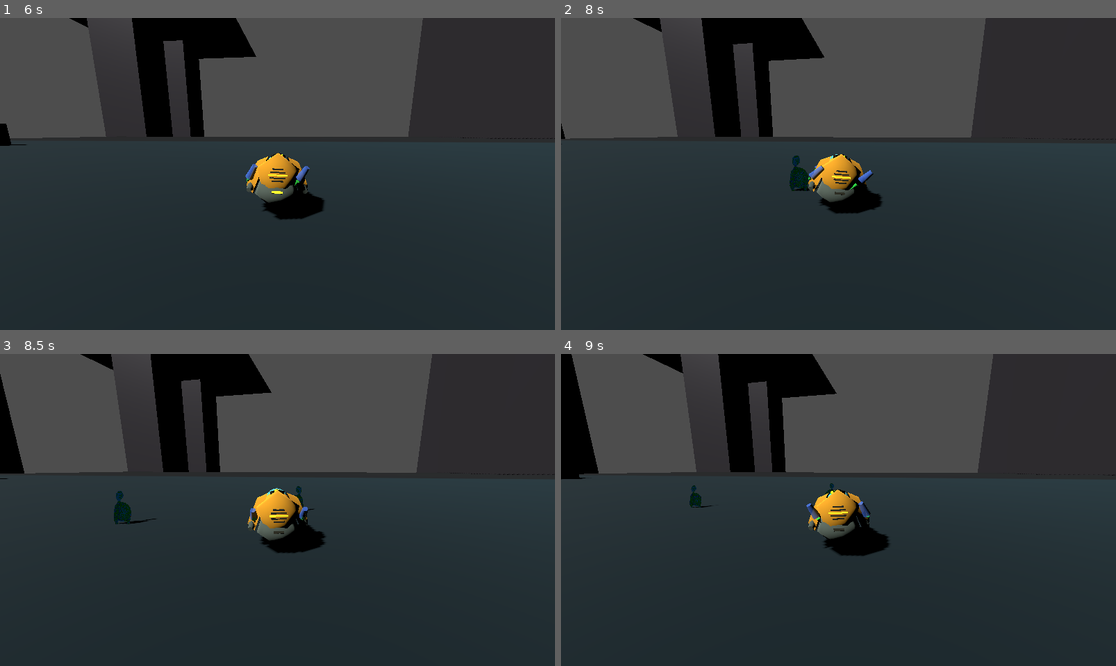
Above: before the commit, frames 1-4 (two rows, left to right).
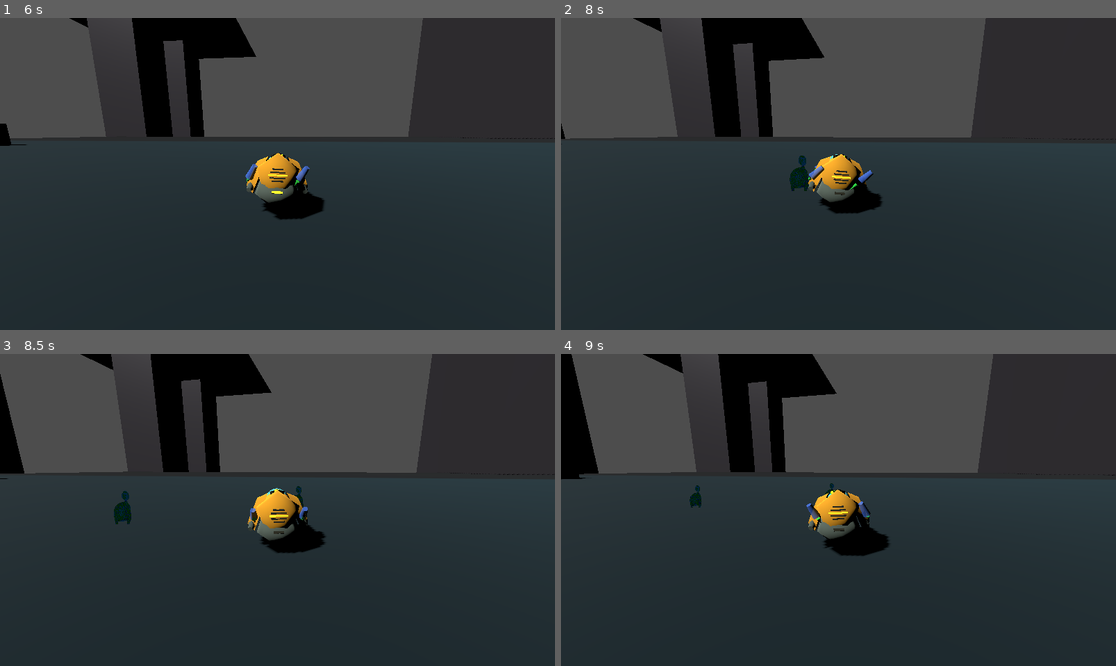
Above: after the commit, the same moments.

Repository: TaxiService/fcar
Game: Godot game, scene res://main.tscn
The game is run twice, just before and just after one commit, with the same random seed, the same clock (stepped at 60 frames per second) and the same inputs. The engine's default icon, where the game draws it, is replaced by a stand-in: a white triangle on a blue panel in a dark square.
Inputs (mouse positions are in pixels of both pictures, inside the frame that each line leads up to):
- Up to frame 1 (6 s): move the mouse to (399, 158) at 0.52 s; hold D (strafe_right) 0.53-1.28 s; hold C (crouch) 0.53-1.28 s; click (399, 158) at 0.67 s; tap Space (jump) at 0.77, 1.52, 3.02, 3.77, 4.52 s; move the mouse to (166, 189) at 1.27 s; hold S (backward) 1.28-2.03 s; tap V (toggle_auto_hover) at 1.35, 4.35 s; move the mouse to (333, 105) at 2.02 s; hold D (strafe_right) 2.03-2.78 s; tap Ctrl (toggle_com_compensation) at 2.1, 5.1 s; move the mouse to (249, 236) at 2.77 s; hold W (forward) 2.78-3.53 s; tap Shift at 2.85, 5.85 s; click (249, 236) at 2.92 s; move the mouse to (444, 220) at 3.52 s; hold C (crouch) 3.53-4.28 s; hold A (strafe_left) 3.53-5.03 s; move the mouse to (111, 127) at 4.27 s; move the mouse to (305, 174) at 5.02 s; hold S (backward) 5.03-5.78 s; click (305, 174) at 5.17 s; move the mouse to (194, 96) at 5.77 s; hold D (strafe_right) from 5.78 s (still down)
- Up to frame 2 (8 s): tap Space (jump) at 6.02, 6.77, 7.52 s; move the mouse to (960, 158) at 6.52 s; release D (strafe_right) at 6.53 s; hold W (forward) 6.53-7.28 s; hold C (crouch) 6.53-7.28 s; move the mouse to (727, 189) at 7.27 s; hold D (strafe_right) from 7.28 s (still down); tap V (toggle_auto_hover) at 7.35 s; click (727, 189) at 7.42 s
- Up to frame 3 (8.5 s): move the mouse to (333, 441) at 8.02 s; release D (strafe_right) at 8.03 s; hold S (backward) from 8.03 s (still down); tap Ctrl (toggle_com_compensation) at 8.1 s
- Up to frame 4 (9 s): move the mouse to (810, 572) at 8.77 s; release S (backward) at 8.78 s; hold A (strafe_left) from 8.78 s (still down); tap Shift at 8.85 s

Frame 1 is identical in both runs. In frame 2, 0.2% of the frame differs, in the area x 41-47%, y 44-56%; in frame 3, 0.2%; in frame 4, less than 0.1%.

Commit message:
Add color set system with editor support and fix shader transparency
- Color sets now editable via inspector (color_set_0 through color_set_4)
- SpawnSurface can select which color set to use
- Fixed shader to skip transparent pixels when applying color
- Shader now handles billboarding in vertex function
- Person uses scale.x for flipping (allows material sharing)
- Updated to people5.png spritesheet

🤖 Generated with [Claude Code](https://claude.com/claude-code)

Co-Authored-By: Claude Opus 4.5 <noreply@anthropic.com>

Diff:
--- a/PeopleManager.gd
+++ b/PeopleManager.gd
@@ -2,7 +2,7 @@
 extends Node
 
 # Spritesheet configuration
-@export var spritesheet_path: String = "res://people4.png"
+@export var spritesheet_path: String = "res://people5.png"
 @export var sprite_width: int = 300
 @export var sprite_height: int = 600
 @export var sprite_count: int = 11
@@ -21,6 +21,15 @@
 @export var spawn_interval: float = 2.0  # Seconds between spawn attempts
 @export var auto_spawn: bool = true
 
+# Color sets - each set is an array of additive colors
+# Surfaces reference these by index (0, 1, 2, etc.)
+@export_category("Color Sets")
+@export var color_set_0: PackedColorArray = [Color.BLACK]  # Neutral
+@export var color_set_1: PackedColorArray = [Color(0.1, 0.0, 0.0), Color(0.1, 0.05, 0.0), Color(0.08, 0.08, 0.0)]  # Warm
+@export var color_set_2: PackedColorArray = [Color(0.0, 0.0, 0.1), Color(0.0, 0.08, 0.08), Color(0.05, 0.0, 0.1)]  # Cool
+@export var color_set_3: PackedColorArray = []
+@export var color_set_4: PackedColorArray = []
+
 # Runtime state
 var spritesheet: SpriteSheet
 var registered_surfaces: Array[SpawnSurface] = []
@@ -30,6 +39,33 @@
 
 func _ready():
 	_load_spritesheet()
+
+
+func _get_color_set(index: int) -> PackedColorArray:
+	match index:
+		0: return color_set_0
+		1: return color_set_1
+		2: return color_set_2
+		3: return color_set_3
+		4: return color_set_4
+		_: return color_set_0
+
+
+func create_material_for_color(color: Color) -> ShaderMaterial:
+	# Create a new material with the given color
+	# Each person needs unique material for their texture
+	var shader = load("res://person_sprite.gdshader")
+	var mat = ShaderMaterial.new()
+	mat.shader = shader
+	mat.set_shader_parameter("color_add", Vector3(color.r, color.g, color.b))
+	return mat
+
+
+func get_random_color_from_set(set_index: int) -> Color:
+	var colors = _get_color_set(set_index)
+	if colors.size() == 0:
+		return Color.BLACK  # No tint
+	return colors[randi() % colors.size()]
 
 
 func _process(delta: float):
@@ -93,7 +129,12 @@
 	person.wait_duration_min = wait_duration_min
 	person.wait_duration_max = wait_duration_max
 
-	# Set random sprite
+	# Create material with color from surface's color set
+	var color = get_random_color_from_set(surface.color_set_index)
+	var mat = create_material_for_color(color)
+	person.set_shared_material(mat)
+
+	# Set random sprite (must be after material is set)
 	var sprite_index = randi() % spritesheet.get_frame_count()
 	person.set_sprite(spritesheet.get_frame(sprite_index), sprite_index)
 
--- a/Person.gd
+++ b/Person.gd
@@ -30,11 +30,8 @@
 
 
 func _ready():
-	# Enable billboard mode - sprite always faces camera
-	billboard = BaseMaterial3D.BILLBOARD_ENABLED
-
-	# Enable alpha scissor for transparency
-	alpha_cut = SpriteBase3D.ALPHA_CUT_DISCARD
+	# Disable built-in billboard (shader handles it)
+	billboard = BaseMaterial3D.BILLBOARD_DISABLED
 
 	# Disable backface culling so sprite is visible from both sides
 	double_sided = true
@@ -44,6 +41,11 @@
 
 	# Start in waiting state
 	_enter_state(State.WAITING)
+
+
+func set_shared_material(mat: ShaderMaterial):
+	# Use shared material from PeopleManager (for color sets)
+	material_override = mat
 
 
 func _process(delta: float):
@@ -128,9 +130,10 @@
 func _update_facing_direction():
 	# Determine facing based on X component of walk direction
 	# Positive X = right (default), Negative X = left (flipped)
+	# Use scale.x for flipping since materials are shared
 	if abs(walk_direction.x) > 0.1:
 		facing_right = walk_direction.x > 0
-		flip_h = not facing_right
+		scale.x = 1.0 if facing_right else -1.0
 
 
 func set_bounds(min_pos: Vector3, max_pos: Vector3):
@@ -143,6 +146,10 @@
 	texture = tex
 	sprite_index = index
 
+	# Pass texture to shader if material is set
+	if material_override and material_override is ShaderMaterial:
+		material_override.set_shader_parameter("texture_albedo", tex)
+
 	# Scale sprite to be ~1.8m tall max
 	# Sprite is 300x600 pixels, so aspect ratio is 0.5
 	# pixel_size controls world units per pixel
@@ -153,3 +160,5 @@
 func refresh_sprite(tex: AtlasTexture):
 	# Called when spritesheet is reloaded
 	texture = tex
+	if material_override and material_override is ShaderMaterial:
+		material_override.set_shader_parameter("texture_albedo", tex)
--- a/SpawnSurface.gd
+++ b/SpawnSurface.gd
@@ -5,6 +5,7 @@
 @export var enabled: bool = false
 @export var max_people: int = 5
 @export var spawn_height_offset: float = 0.01  # Slightly above surface to avoid z-fighting
+@export var color_set_index: int = 0  # Which color set from PeopleManager to use
 
 # Bounds definition (local coordinates, centered on this node)
 @export var bounds_size: Vector3 = Vector3(10, 0, 10)
--- a/person_sprite.gdshader
+++ b/person_sprite.gdshader
@@ -2,19 +2,40 @@
 render_mode blend_mix, cull_disabled, unshaded;
 
 uniform sampler2D texture_albedo : source_color;
+uniform vec3 color_add : source_color = vec3(0.0, 0.0, 0.0);
+uniform bool invert_colors = false;
 
-// Magenta transparency color (0xFF00FF)
-const vec3 MAGENTA = vec3(1.0, 0.0, 1.0);
+void vertex() {
+	// Billboard: make sprite always face camera
+	MODELVIEW_MATRIX = VIEW_MATRIX * mat4(
+		INV_VIEW_MATRIX[0],
+		INV_VIEW_MATRIX[1],
+		INV_VIEW_MATRIX[2],
+		MODEL_MATRIX[3]
+	);
+}
 
 void fragment() {
 	vec4 tex_color = texture(texture_albedo, UV);
 
-	// Calculate how "magenta" this pixel is (0 = not magenta, 1 = pure magenta)
-	float magenta_amount = 1.0 - distance(tex_color.rgb, MAGENTA) / 1.732; // max distance is sqrt(3)
+	// Only process non-transparent pixels
+	if (tex_color.a < 0.01) {
+		ALPHA = 0.0;
+	} else {
+		vec3 final_color = tex_color.rgb;
 
-	// Make magenta pixels transparent (smooth falloff for anti-aliased edges)
-	float alpha = 1.0 - smoothstep(0.3, 1.0, magenta_amount);
+		// Apply color addition
+		final_color = final_color + color_add;
 
-	ALBEDO = tex_color.rgb;
-	ALPHA = alpha * tex_color.a;
+		// Apply inversion if enabled
+		if (invert_colors) {
+			final_color = vec3(1.0) - final_color;
+		}
+
+		// Clamp to valid range
+		final_color = clamp(final_color, 0.0, 1.0);
+
+		ALBEDO = final_color;
+		ALPHA = tex_color.a;
+	}
 }
Binary file added: people5.png
Not shown, added: people5.png.import
